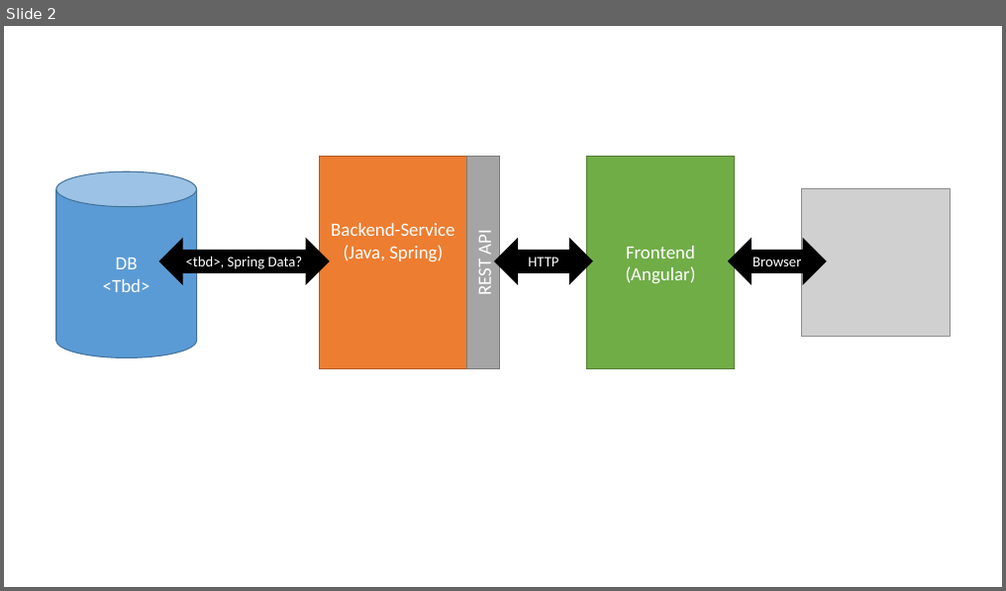
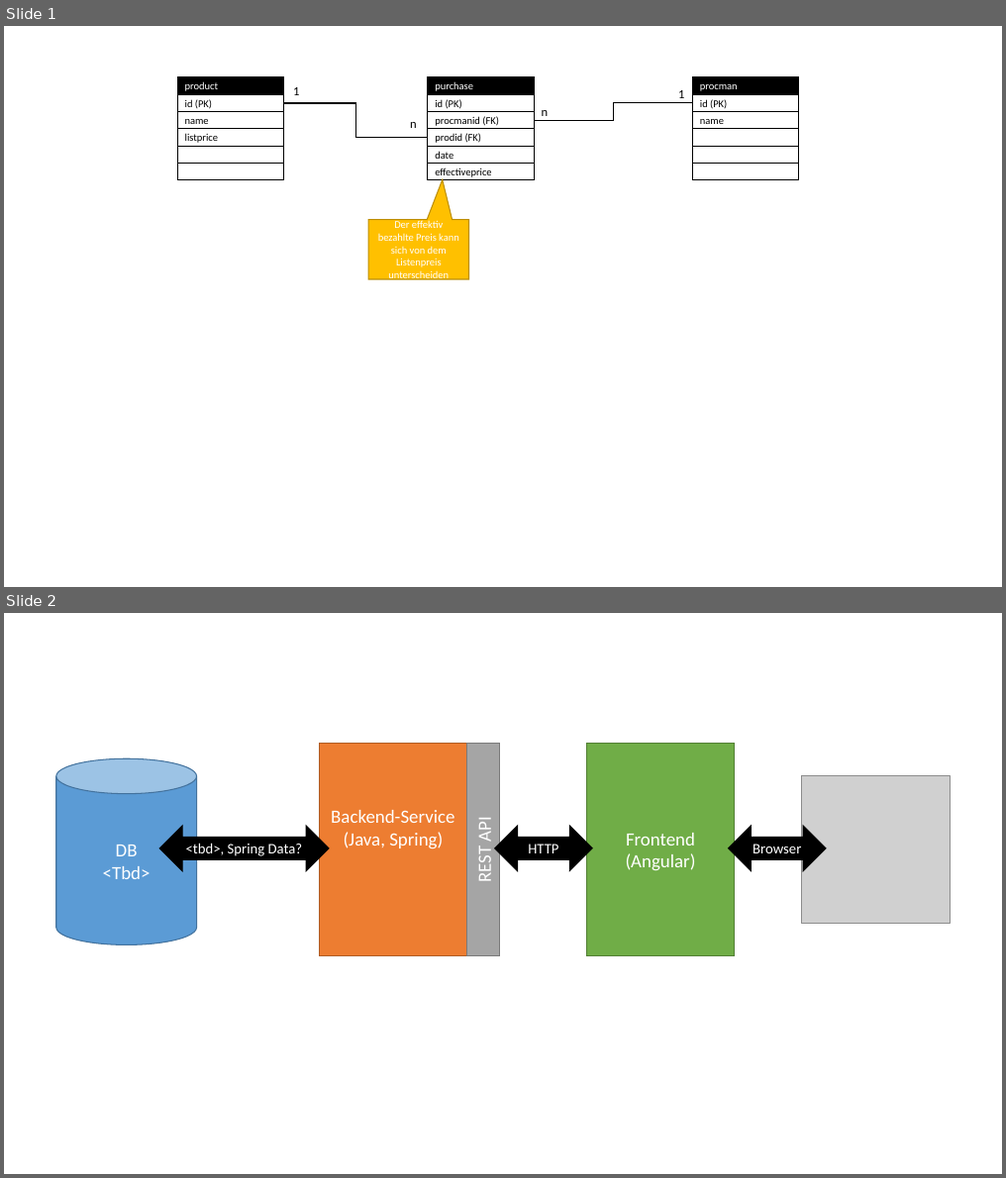
Before and after one commit to Florian81/application-se-exercise, a slide deck: doc/Visuals.pptx. Shown one above the other, each under a label of ours: slide 2 before the commit, slides 1 and 2 after it. The pictures are 1006x591 and 1006x1178 pixels, drawn with LibreOffice and Linux fonts; fonts in the diff are those of the drawing; grey boxes stand for pictures. Boxes give left, top, right and bottom in pixels: in the first picture for what was removed or moved away, otherwise in the second. Text is boxed around its words. In the diff, an @@ line names an element or a change of style, - is before the commit and + after.

```diff
--- a/doc/Visuals.pptx
+++ b/doc/Visuals.pptx
@@ slide 1 added at <box>4,26,1002,587</box>, background #FFFFFF @@
@@ elbow line added from (428, 138) to (284, 103), #000000 1 pt @@
@@ text added at <box>293,87,299,95</box>, 12 pt, text #000000 @@
+1
@@ elbow line added from (534, 120) to (693, 103), #000000 1 pt @@
@@ text added at <box>542,110,548,116</box>, 12 pt, text #000000 @@
+n
@@ text added at <box>678,90,684,98</box>, 12 pt, text #000000 @@
+1
@@ text added at <box>410,122,417,128</box>, 12 pt, text #000000 @@
+n
@@ group added at <box>177,77,284,180</box>: 6 rectangles @@
+product
+id (PK)
+name
+listprice
@@ group added at <box>428,77,534,180</box>: 6 rectangles @@
+purchase
+id (PK)
+procmanid (FK)
+prodid (FK)
+date
+effectiveprice
@@ group added at <box>693,77,799,180</box>: 6 rectangles @@
+procman
+id (PK)
+name
@@ speech box added at <box>368,220,469,279</box>, fill #FFC000, outline #BD8E00 1 pt, 10 pt, text #FFFFFF @@
+Der effektiv bezahlte Preis kann sich von dem Listenpreis unterscheiden
```
Also in this commit, not shown: 1 slide removed, 1 other file.
